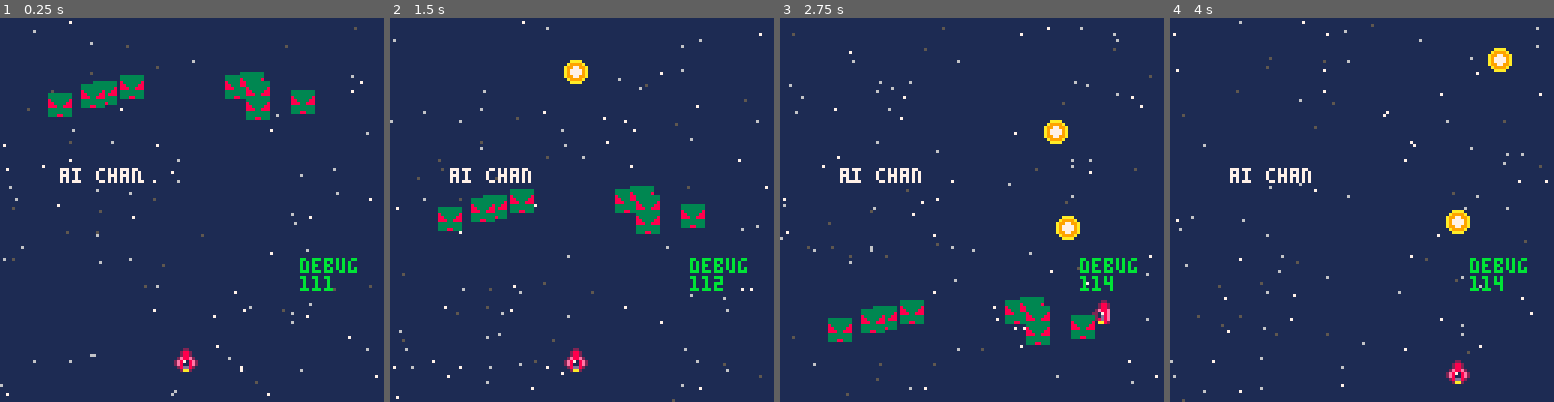
Above: before the commit, frames 1-4 (left to right).
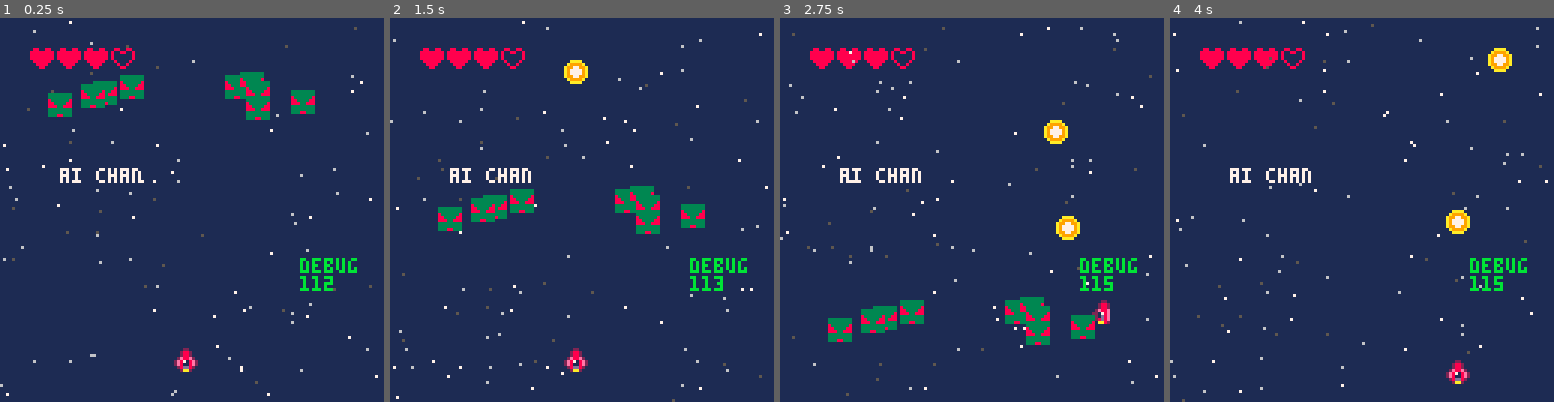
Above: after the commit, the same moments.

Repository: chihirotange/pico8
Game: PICO-8 cartridge shmup/main.p8
Two runs of this game, one before a commit and one after it. Both use one fixed random seed, a clock stepped at 60 frames per second and the inputs below.
Inputs:
- Up to frame 1 (0.25 s): no input
- Up to frame 2 (1.5 s): tap O (Z key) at 0.7 s
- Up to frame 3 (2.75 s): hold Right 1.6-2.1 s; tap O (Z key) at 1.7, 2.1, 2.5 s; hold Up 2.15-2.42 s; hold Right from 2.47 s (still down)
- Up to frame 4 (4 s): tap O (Z key) at 2.9, 3.3, 3.7 s; release Right at 3.03 s; hold Left 3.08-3.58 s; hold Down 3.63-3.97 s

The runs differ from the first frame. In frame 1, 0.9% of the frame differs, in the area x 7-87%, y 7-71%; in frame 2, 0.9%; in frame 3, 0.9%; in frame 4, 0.9%.

Commit message:
added health UI

Diff:
--- a/shmup/main.p8
+++ b/shmup/main.p8
@@ -3,10 +3,14 @@
 __lua__
 #include utils/debug.lua
 #include oop/oop.lua
+
 #include starfield.lua
 #include enemy.lua
 #include bullet.lua
+#include player.lua
+
 #include shmup.lua
+
 -- #include test.lua
 __gfx__
 00000000000220000002200000022000000000000077770000777700000770000077770000777700000000000880088008800880000000000000000000000000
--- /dev/null
+++ b/shmup/player.lua
@@ -0,0 +1,17 @@
+player = entity:new({
+    x = 10,
+    y = 10,
+    is_abstract = false,
+    draw_order = 100,
+    max_lives = 4,
+    current_lives = 3,
+    draw = function(_ENV)
+        for i = 0,max_lives - 1 do
+            if current_lives > i then
+                spr(12, x + i*9,y)
+            else
+                spr(11, x + i *9,y)
+            end
+        end
+    end
+})
--- a/shmup/shmup.lua
+++ b/shmup/shmup.lua
@@ -132,16 +132,6 @@
 
     -- --bullet
     -- spr(bull_spr,bull_x,bull_y)
-
-    -- --lives
-    -- for i = 0,max_lives - 1 do
-    --     if current_lives > i then
-    --         spr(12, 1 + i*9,2)
-    --     else
-    --         spr(11, 1 + i *9,2)
-    --     end
-    -- end
-
     -- --draw all "visible" entities
     entites:draw()
     debug(100, 80,{count(entites.entities_list)})
